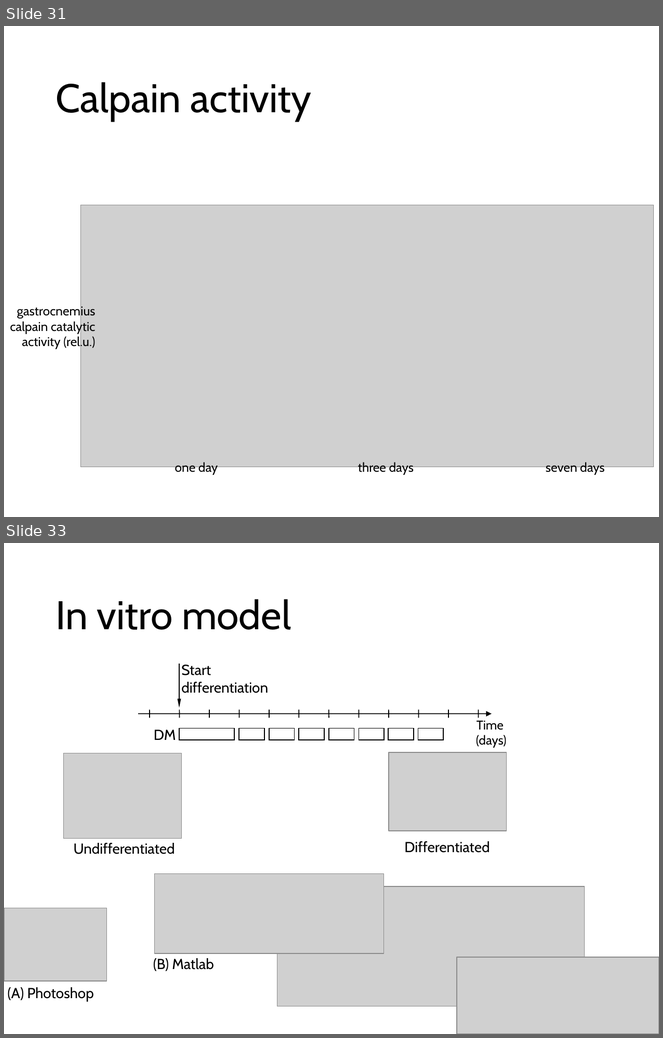
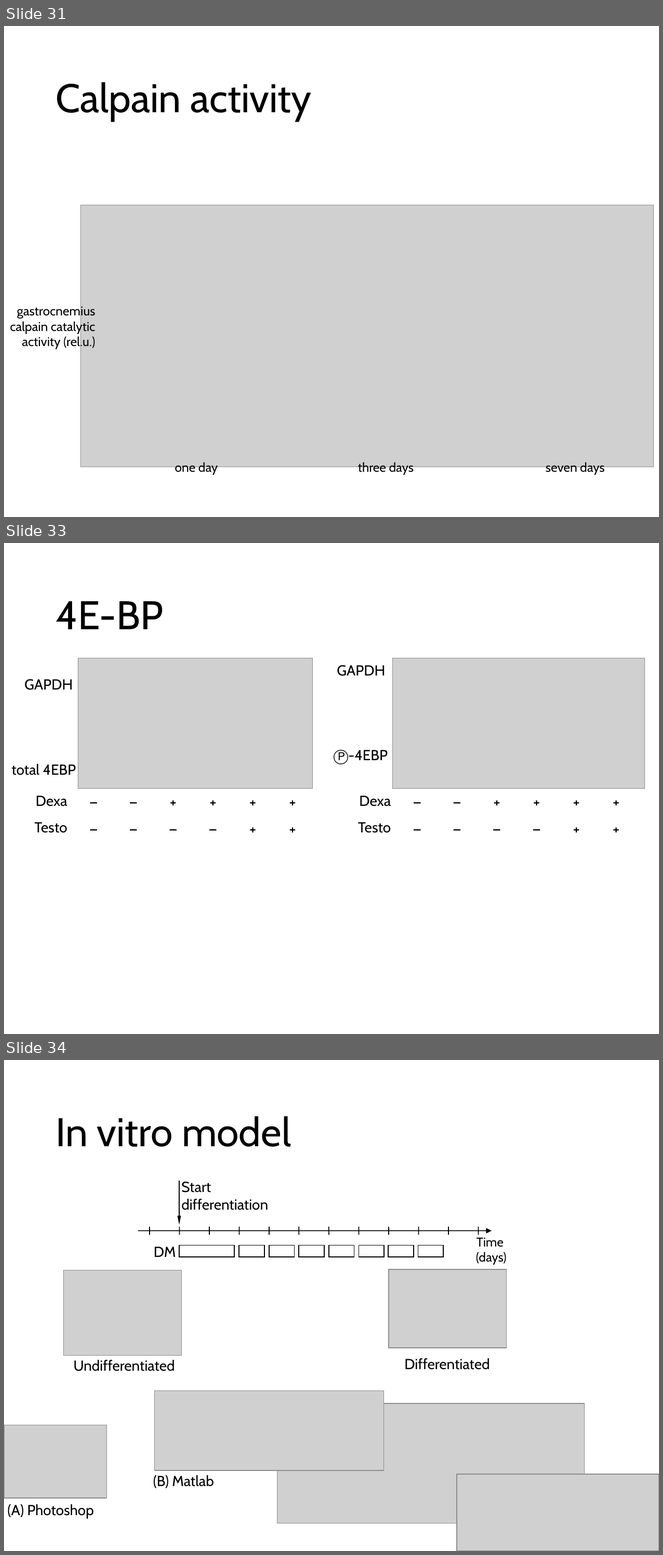
Before and after one commit to nvalexander/dissertation, a slide deck: defense.pptx. Shown one above the other, each under a label of ours: slides 31 and 33 before the commit, slides 31, 33 and 34 after it; the slides between them are not shown. The pictures are 663x1038 and 663x1555 pixels, drawn with LibreOffice and Linux fonts; fonts in the diff are those of the drawing; grey boxes stand for pictures. Boxes give left, top, right and bottom in pixels: in the first picture for what was removed or moved away, otherwise in the second. Text is boxed around its words. In the diff, an @@ line names an element or a change of style, - is before the commit and + after.

```diff
--- a/defense.pptx
+++ b/defense.pptx
@@ slide 33 added at bbox=[4, 543, 659, 1034], background #FFFFFF @@
@@ title added at bbox=[55, 601, 163, 629], 44 pt, text #000000 @@
+4E-BP
@@ picture added at bbox=[78, 658, 312, 788] @@
@@ text added at bbox=[337, 665, 385, 676], 16 pt, text #000000 @@
+GAPDH
@@ picture added at bbox=[392, 658, 645, 788] @@
@@ text added at bbox=[24, 679, 73, 690], 16 pt, text #000000 @@
+GAPDH
@@ text added at bbox=[334, 750, 388, 765], 16 pt, text #000000 @@
+Ⓟ-4EBP
@@ text added at bbox=[12, 764, 76, 775], 16 pt, text #000000 @@
+total 4EBP
@@ table added at bbox=[21, 788, 314, 843], 2 rows, 7 columns @@
+Dexa | — | — | + | + | + | +
+Testo | — | — | — | — | + | +
@@ table added at bbox=[345, 788, 637, 843], 2 rows, 7 columns @@
+Dexa | — | — | + | + | + | +
+Testo | — | — | — | — | + | +
@@ what was slide 33 is now slide 34 @@
```
Also in this commit, not shown: 1 slide changed, 1 other file.
